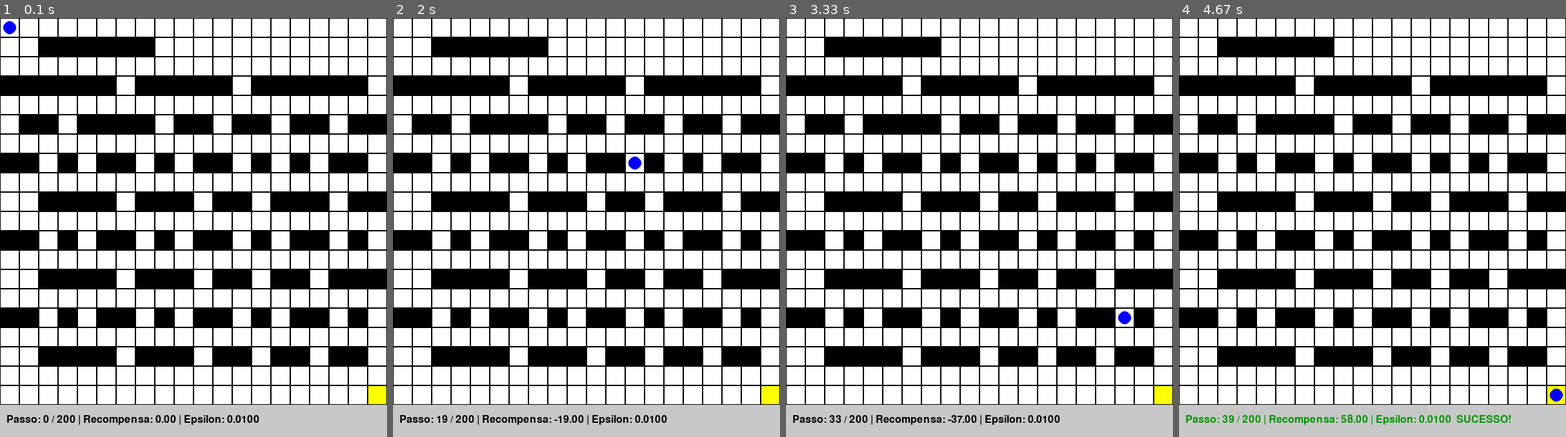
Above: before the commit, frames 1-4 (left to right).
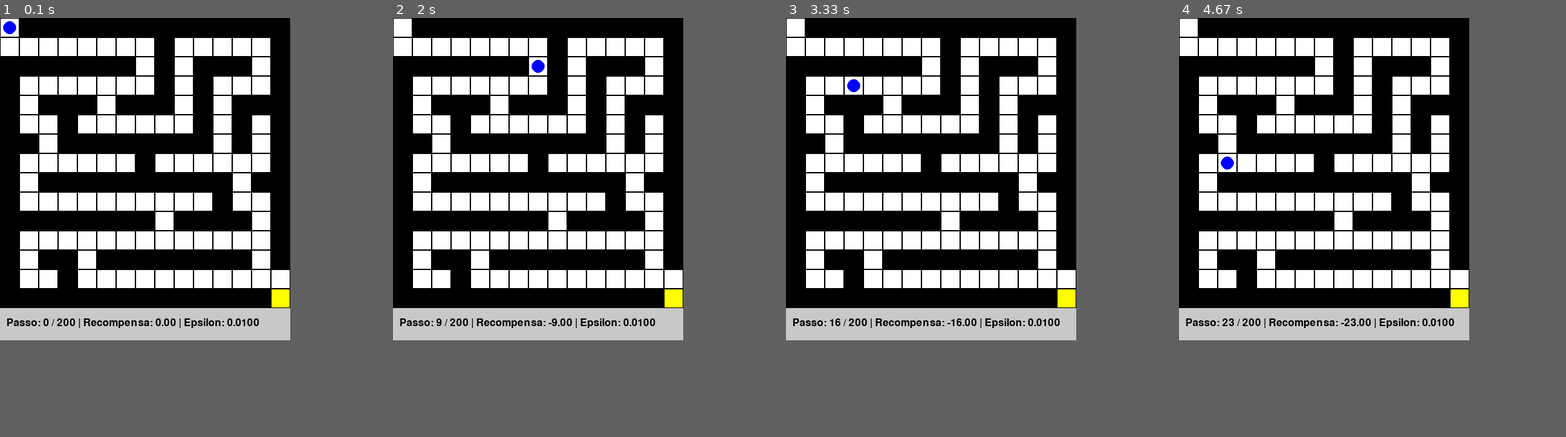
Above: after the commit, the same moments.

Repository: LEI-122689/Projeto_AA
Game: pygame game, started from Simulador.py
Two runs of this game, one before a commit and one after it. Both use one fixed random seed, a clock stepped at 60 frames per second and the inputs below.
Inputs:
- Up to frame 1 (0.1 s): no input
- Up to frame 2 (2 s): no input
- Up to frame 3 (3.33 s): no input
- Up to frame 4 (4.67 s): no input
In our replay, the window is 600x650 before the commit and 450x500 after it. These sizes can differ from the game's own. Grey fills any space a smaller window leaves; there, only what the larger window draws over its background counts as a difference.

The runs differ from the first frame. In frame 1, 59% of the frame differs, in the area x 0-100%, y 0-100%; in frame 2, 59%; in frame 3, 59%; in frame 4, 59%.

Commit message:
Aprendizagem a funcionar

Diff:
--- a/Agente_Labirinto.py
+++ b/Agente_Labirinto.py
@@ -16,7 +16,6 @@
         self.recompensa_acumulada = 0
         self.q_table = {}
         self.learning_mode = True
-
         self.estado_anterior = None
         self.acao_anterior = None
         self.estado_atual = None
--- a/Ambiente_Farol.py
+++ b/Ambiente_Farol.py
@@ -40,7 +40,7 @@
         elif tipo == "dificil":
             mapa = self._carrega_mapa("medio")
             # Correntes Fortes (2): Alto Risco (Recompensa -10)
-            for y in range(1, 10): mapa[y][9] = 2  # Coluna central de correntes perigosa
+            for y in range(0, 4): mapa[y][6] = 2  # Coluna central de correntes perigosa
             mapa[5][1] = 2
             mapa[5][19] = 2
             return mapa
@@ -84,10 +84,10 @@
         elif terreno == 2:  # Correntes Fortes
             return -10
 
-        elif terreno == 1:  # Pedras/Recifes
+        elif terreno == 1:  # Pedras
             return -5
 
-        else:  # 0: Água Rasa (Passo Padrão)
+        else:  # 0:  Passo Padrão
             return -1
 
     def jogo_terminou(self) -> bool:
--- a/Ambiente_Labirinto.py
+++ b/Ambiente_Labirinto.py
@@ -1,7 +1,12 @@
 from Interface_Ambiente import Ambiente
+from typing import List, Tuple, Any
 
-# Classes auxiliares apenas para o Labirinto
+
+# --- Classes Auxiliares (Elementos do Ambiente) ---
+
 class Parede:
+    """ Representa um bloco que bloqueia o movimento. """
+
     def __init__(self, x, y):
         self.name = "Parede"
         self.x = x
@@ -9,6 +14,8 @@
 
 
 class Vazio:
+    """ Representa um bloco de caminho aberto. """
+
     def __init__(self, x, y):
         self.name = "Vazio"
         self.x = x
@@ -16,48 +23,100 @@
 
 
 class Objetivo:
+    """ Representa o bloco de saída/meta. """
+
     def __init__(self, x, y):
         self.name = "Saida"
         self.x = x
         self.y = y
 
 
+# --- Classe Principal: AmbienteLabirinto ---
+
 class AmbienteLabirinto(Ambiente):
-    def __init__(self):
-        self.size = 20
+    # Convenção: 0: Vazio, 1: Parede, 2:
+    MAPA_PADRAO_15X15_EXEMPLO = [
+        [0, 1, 1, 1, 1, 1, 1, 1, 1, 1, 1, 1, 1, 1, 1],
+        [0, 0, 0, 0, 0, 0, 0, 0, 1, 0, 0, 0, 0, 0, 1],
+        [1, 1, 1, 1, 1, 1, 1, 0, 1, 0, 1, 1, 1, 0, 1],
+        [1, 0, 0, 0, 0, 0, 0, 0, 1, 0, 1, 0, 0, 0, 1],
+        [1, 0, 1, 1, 1, 0, 1, 1, 1, 0, 1, 0, 1, 1, 1],
+        [1, 0, 0, 1, 0, 0, 0, 0, 0, 0, 1, 0, 1, 0, 1],
+        [1, 1, 0, 1, 1, 1, 1, 1, 1, 1, 1, 0, 1, 0, 1],
+        [1, 0, 0, 0, 0, 0, 0, 1, 0, 0, 0, 0, 0, 0, 1],
+        [1, 0, 1, 1, 1, 1, 1, 1, 1, 1, 1, 1, 0, 1, 1],
+        [1, 0, 0, 0, 0, 0, 0, 0, 0, 0, 0, 1, 0, 0, 1],
+        [1, 1, 1, 1, 1, 1, 1, 1, 0, 1, 1, 1, 1, 0, 1],
+        [1, 0, 0, 0, 0, 0, 0, 0, 0, 0, 0, 0, 0, 0, 1],
+        [1, 0, 1, 1, 0, 1, 1, 1, 1, 1, 1, 1, 1, 0, 1],
+        [1, 0, 0, 1, 0, 0, 0, 0, 0, 0, 0, 0, 0, 0, 0],
+        [1, 1, 1, 1, 1, 1, 1, 1, 1, 1, 1, 1, 1, 1, 0]  #(Objetivo em 14,14)
+    ]
+
+    def __init__(self, mapa_data: List[List[int]] = None):
+        self.size = 15  # Tamanho padrão
+        self.agente_pos = (0, 0)  # Posição inicial FIXA
+        self.objetivo = None
+        self.paredes = []
+
+        if mapa_data is None:
+            mapa_data = self.MAPA_PADRAO_15X15_EXEMPLO
+
+        # Gerar Paredes e encontrar o Objetivo a partir dos dados do mapa
+        self._gerar_paredes_do_mapa(mapa_data)
+
+    def _gerar_paredes_do_mapa(self, mapa_data: List[List[int]]):
+        """
+        Gera a lista self.paredes e define o objetivo (2).
+        A Posição de Início é FIXA em (0, 0).
+        Convenção: 0: Vazio, 1: Parede, 2: Objetivo, -1: Ignorado.
+        """
+        if len(mapa_data) != self.size or len(mapa_data[0]) != self.size:
+            raise ValueError(f"O mapa deve ser {self.size}x{self.size}.")
+
+        self.paredes = []
+        posicao_objetivo = None
+
+        # 1. Percorrer o mapa para identificar Paredes e Objetivo
+        for y in range(self.size):
+            for x in range(self.size):
+                valor = mapa_data[y][x]
+
+                if valor == 1:
+                    self.paredes.append(Parede(x, y))
+                elif valor == 2:
+                    if posicao_objetivo:
+                        print("Aviso: Múltiplos Objetivos (2) encontrados.")
+                    posicao_objetivo = (x, y)
+
+        # 2. Definir Posição e Objetivo
+
+        # Posição inicial FIXA em (0, 0)
         self.agente_pos = (0, 0)
-        self.objetivo = Objetivo(19, 19)
 
-        # Mapa de Paredes 20x20 (Garantido de ser solúvel)
-        self.paredes = [
-            # PAREDES HORIZONTAIS
-            Parede(2, 1), Parede(3, 1), Parede(4, 1), Parede(5, 1), Parede(6, 1), Parede(7, 1),
-            Parede(0, 3), Parede(1, 3), Parede(2, 3), Parede(3, 3), Parede(4, 3), Parede(5, 3),
-            Parede(7, 3), Parede(8, 3), Parede(9, 3), Parede(10, 3), Parede(11, 3),
-            Parede(13, 3), Parede(14, 3), Parede(15, 3), Parede(16, 3), Parede(17, 3), Parede(18, 3),
-            Parede(1, 5), Parede(2, 5), Parede(4, 5), Parede(5, 5), Parede(6, 5), Parede(7, 5),
-            Parede(9, 5), Parede(10, 5), Parede(12, 5), Parede(13, 5), Parede(15, 5), Parede(16, 5),
-            Parede(18, 5), Parede(19, 5),
-            Parede(0, 7), Parede(1, 7), Parede(3, 7), Parede(5, 7), Parede(6, 7), Parede(8, 7),
-            Parede(10, 7), Parede(11, 7), Parede(13, 7), Parede(15, 7), Parede(17, 7), Parede(18, 7),
-            Parede(2, 9), Parede(3, 9), Parede(4, 9), Parede(5, 9), Parede(7, 9), Parede(8, 9),
-            Parede(9, 9), Parede(11, 9), Parede(12, 9), Parede(14, 9), Parede(15, 9), Parede(16, 9),
-            Parede(18, 9), Parede(19, 9),
-            Parede(0, 11), Parede(1, 11), Parede(3, 11), Parede(5, 11), Parede(6, 11), Parede(8, 11),
-            Parede(10, 11), Parede(11, 11), Parede(13, 11), Parede(15, 11), Parede(16, 11), Parede(18, 11),
-            Parede(2, 13), Parede(3, 13), Parede(4, 13), Parede(5, 13), Parede(7, 13), Parede(8, 13),
-            Parede(9, 13), Parede(11, 13), Parede(12, 13), Parede(14, 13), Parede(15, 13), Parede(17, 13),
-            Parede(18, 13), Parede(19, 13),
-            Parede(0, 15), Parede(1, 15), Parede(3, 15), Parede(5, 15), Parede(6, 15), Parede(8, 15),
-            Parede(10, 15), Parede(11, 15), Parede(13, 15), Parede(15, 15), Parede(16, 15), Parede(18, 15),
-            Parede(2, 17), Parede(3, 17), Parede(4, 17), Parede(5, 17), Parede(7, 17), Parede(8, 17),
-            Parede(9, 17), Parede(11, 17), Parede(12, 17), Parede(14, 17), Parede(15, 17), Parede(17, 17), Parede(18, 17),
-        ]
+        # Define a posição do Objetivo
+        if posicao_objetivo is not None:
+            self.objetivo = Objetivo(posicao_objetivo[0], posicao_objetivo[1])
+        else:
+            self.objetivo = Objetivo(self.size - 1, self.size - 1)
+            print(
+                f"Aviso: Objetivo (2) não encontrado. Assumindo a posição padrão ({self.objetivo.x}, {self.objetivo.y}).")
+
+        # 3. VERIFICAÇÃO CRÍTICA: Garantir que (0, 0) não é uma parede
+
+        # Se (0, 0) foi definido como parede, removemos essa parede para garantir o início
+        if self.get_coisa_em(0, 0).name == "Parede":
+            self.paredes = [p for p in self.paredes if (p.x, p.y) != (0, 0)]
+            print("Aviso: (0, 0) era uma parede e foi removida para garantir o início.")
+
+    # --- Métodos de Interação com o Ambiente ---
 
     def reset(self):
+        """ Reseta a posição do agente para a posição inicial FIXA em (0, 0). """
         self.agente_pos = (0, 0)
 
     def get_coisa_em(self, x, y):
+        """ Retorna o objeto (Objetivo, Parede, Vazio) numa dada coordenada. """
         if (self.objetivo.x, self.objetivo.y) == (x, y):
             return self.objetivo
         for p in self.paredes:
@@ -66,31 +125,42 @@
         return Vazio(x, y)
 
     def observacaoPara(self):
-        x, y = self.agente_pos
-        return self.get_coisa_em(x, y)
+        """ A observação é a posição atual do agente (estado 's'). """
+        return self.agente_pos
 
-    def agir(self, accao):
+    def agir(self, accao: Tuple[int, int]) -> float:
+        """
+        Move o agente de acordo com a ação (dx, dy) e devolve a recompensa.
+        Recompensas: +100 (Objetivo), -5 (Parede), -10 (Limite), -1 (Passo).
+        """
         curr_x, curr_y = self.agente_pos
         dx, dy = accao
         new_x, new_y = curr_x + dx, curr_y + dy
 
+        # 1. Verificar Limites
         if not (0 <= new_x < self.size and 0 <= new_y < self.size):
-            return -10
+            return -10  # Penalidade por sair do mapa
 
         coisa = self.get_coisa_em(new_x, new_y)
 
+        # 2. Verificar Parede
         if isinstance(coisa, Parede):
-            return -5
+            return -5  # Penalidade por bater na parede (não move o agente)
 
+        # 3. Mover o Agente
         self.agente_pos = (new_x, new_y)
 
+        # 4. Verificar Objetivo
         if isinstance(coisa, Objetivo):
-            return 100
+            return 100  # Recompensa por atingir o objetivo
 
-        return -1
+        # 5. Passo Normal
+        return -1  # Custo por cada passo
 
-    def jogo_terminou(self):
+    def jogo_terminou(self) -> bool:
+        """ Verifica se o agente está na posição do objetivo. """
         return self.agente_pos == (self.objetivo.x, self.objetivo.y)
 
     def render(self):
+        """ Método exigido pela interface (implementação visual no Pygame_Simulador). """
         pass
--- a/Pygame_Simulador.py
+++ b/Pygame_Simulador.py
@@ -7,7 +7,7 @@
 TamanhoBloco = 30
 Preto = (0, 0, 0)
 Branco = (255, 255, 255)
-Verde = (0, 150, 0)  # Farol (Luz)
+Verde = (255, 255, 0)  # Farol (Luz)
 Vermelho = (200, 0, 0)  # Parede / Farol (Centro)
 Azul = (0, 0, 255)  # Agente
 Amarelo = (255, 255, 0)  # Saída / Objetivo
--- a/Simulador.py
+++ b/Simulador.py
@@ -6,7 +6,6 @@
 from Ambiente_Farol import AmbienteFarol
 from Agente_Farol import AgenteFarol
 
-# Importar o visualizador Pygame
 try:
     from Pygame_Simulador import VisualizadorPygame
 except ImportError:
@@ -149,5 +148,5 @@
     sim = Simulador()
     #sim.cria("farol", dificuldade="dificil")
     sim.cria("labirinto")
-    sim.fps = 10
+    sim.fps = 5
     sim.executa()
